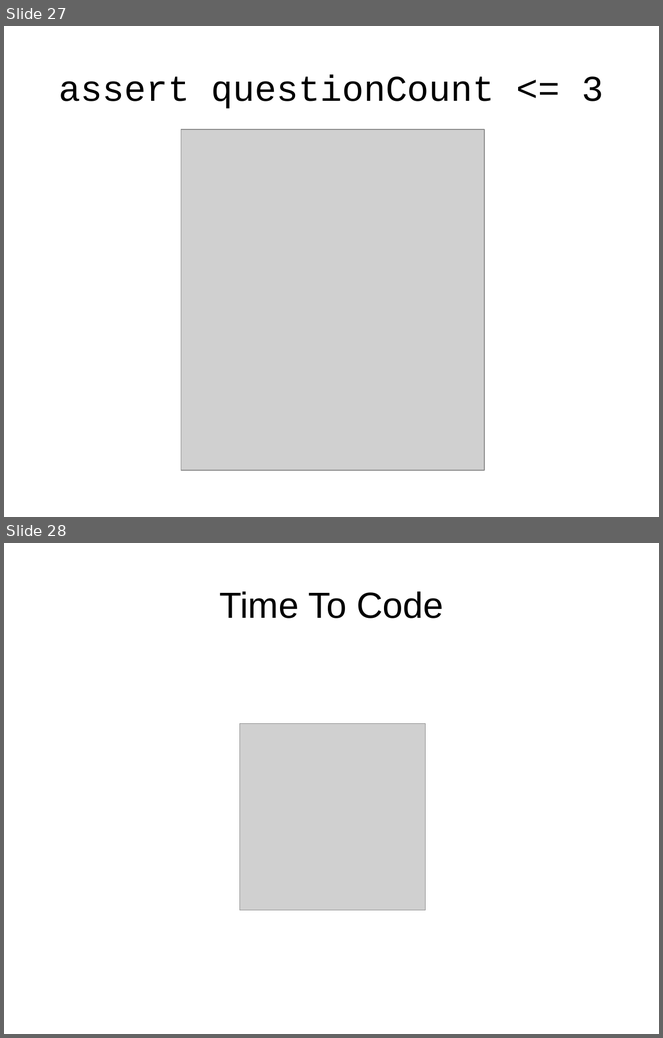
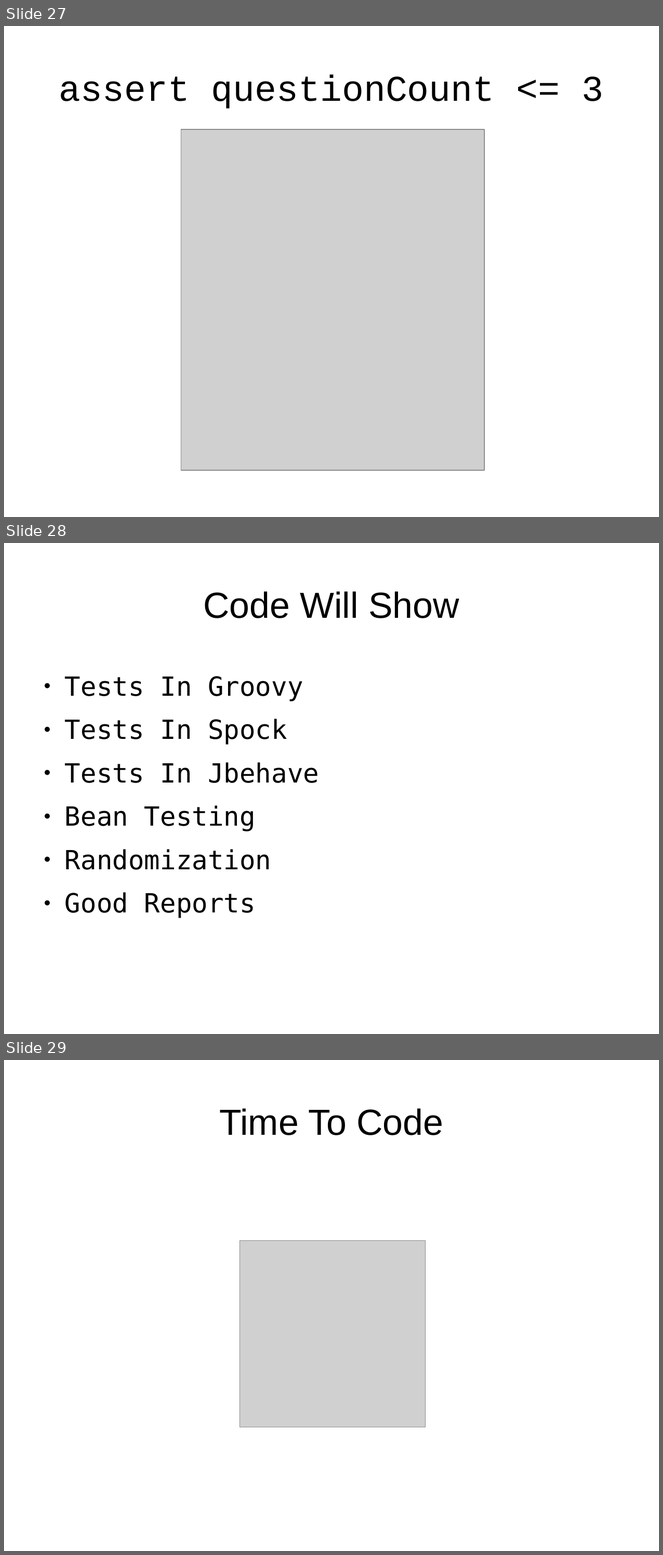
Before and after one commit to wesamhaboush/unittesting-techniques, a slide deck: pres.odp. Shown one above the other, each under a label of ours: slides 27 and 28 before the commit, slides 27, 28 and 29 after it. The pictures are 663x1038 and 663x1555 pixels, drawn with LibreOffice and Linux fonts; fonts in the diff are those of the drawing; grey boxes stand for pictures. Boxes give left, top, right and bottom in pixels: in the first picture for what was removed or moved away, otherwise in the second. Text is boxed around its words. In the diff, an @@ line names an element or a change of style, - is before the commit and + after.

Commit message:
some more changes

```diff
--- a/pres.odp
+++ b/pres.odp
@@ slide 28 added at box(4, 543, 659, 1034), background #FFFFFF @@
@@ title added at box(203, 591, 460, 618), 44 pt, text #000000 @@
+Code Will Show
@@ text added at box(65, 676, 319, 918), 32 pt, text #000000 @@
+● Tests In Groovy
+● Tests In Spock
+● Tests In Jbehave
+● Bean Testing
+● Randomization
+● Good Reports
@@ what was slide 28 is now slide 29 @@
```
